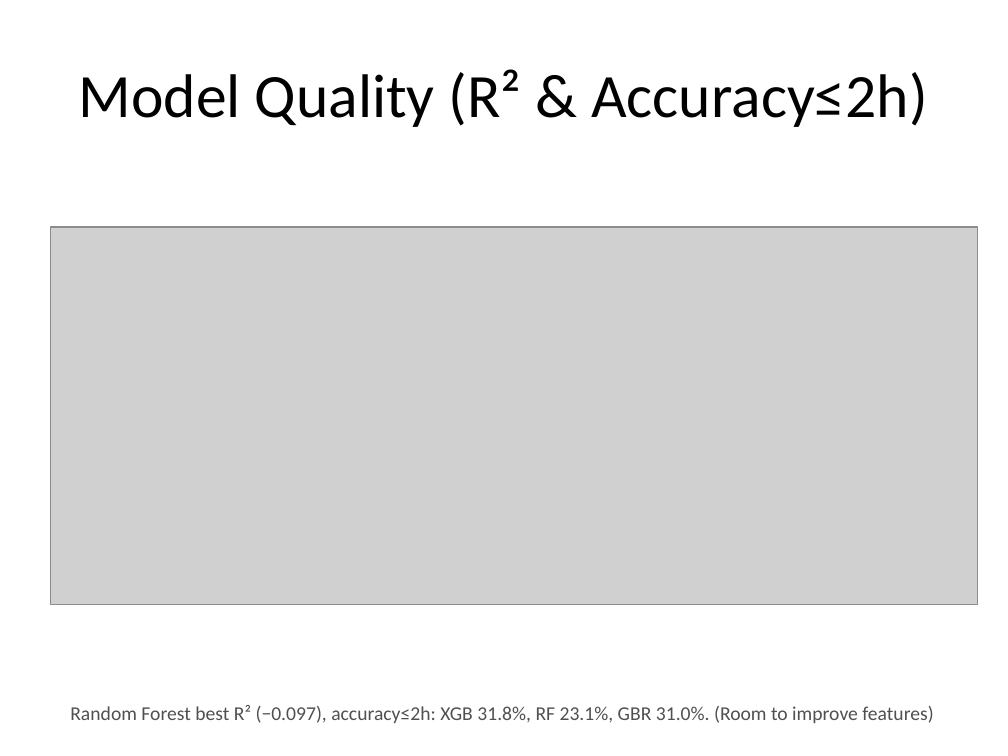
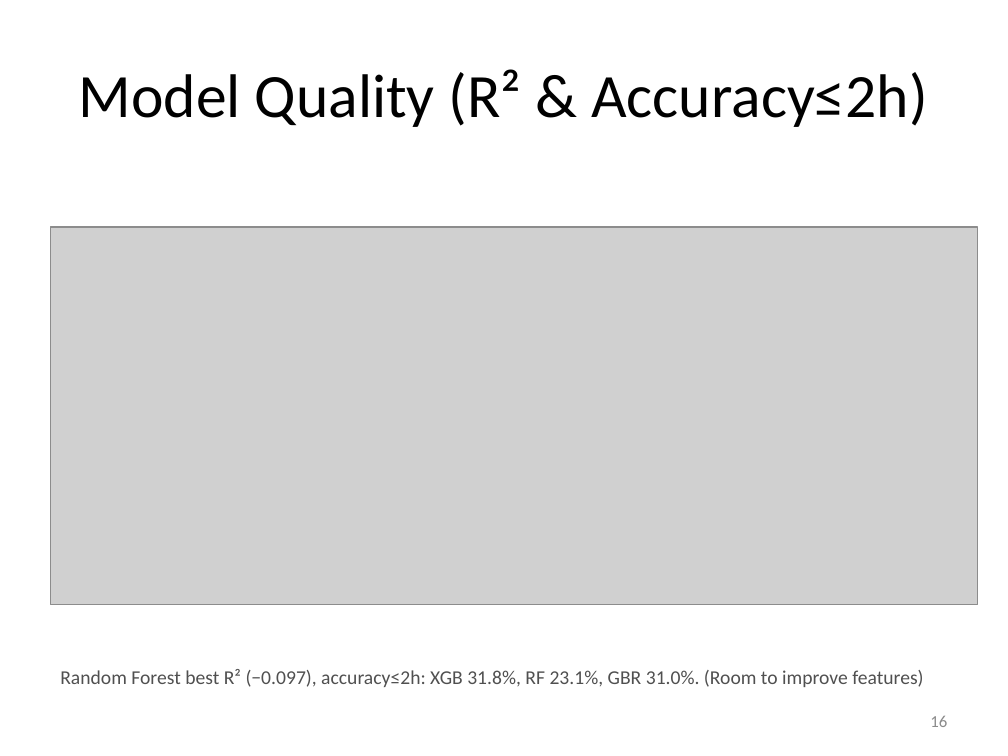
Before and after one commit to shohaghcsesust/BigData-MSProject, a slide deck: slide 16 of BigData_Project_Pro Serv 360.pptx. Drawn at 1008x756 pixels with LibreOffice and Linux fonts; fonts in the diff are those of the drawing; grey boxes stand for pictures. Boxes give left, top, right and bottom in pixels: in the first picture for what was removed or moved away, otherwise in the second. Text is boxed around its words. In the diff, an @@ line names an element or a change of style, - is before the commit and + after.

```diff
--- a/BigData_Project_Pro Serv 360.pptx
+++ b/BigData_Project_Pro Serv 360.pptx
@@ text "Random Forest best R² (−0.097), ...": place and size @@
-text "Random Forest best R² (−0.097), ..." at [70,705,933,723]
+text "Random Forest best R² (−0.097), ..." at [60,669,923,687]
@@ page number added at [930,716,947,727], 12 pt, text #8C8C8C @@
+16
```
Also in this commit, not shown: 7 other slides changed, 2 other files.
